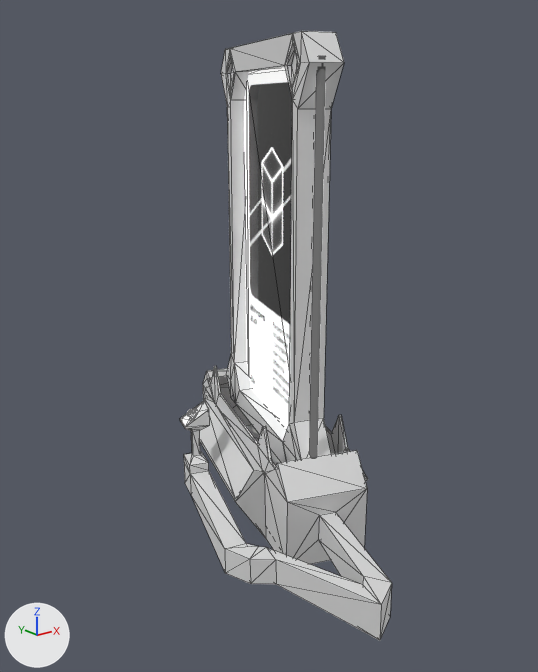
Before and after pictures for a commit that changed the glTF model public/Models/ProjectScreens/ProjectScreenR3.glb.
The view is the same before and after, from a camera (50 mm lens) standing at (-44.1, -114.8, 38.2) and looking at (-1.1, -61.0, 16.7). Lighting does not change. The marker at lower left points along +X, +Y and +Z. Mesh edges are drawn as thin lines. Vertices at the same position are counted once.

The first picture shows 'Screen.005'.
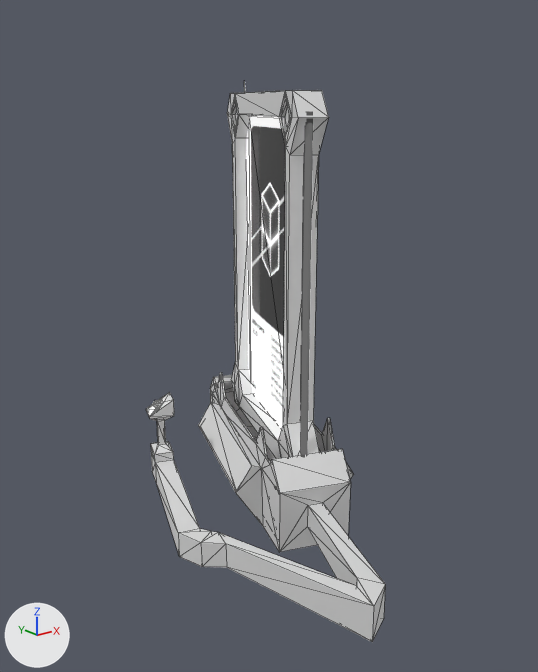
Edits to the bpy script that builds the scene:
```text
Change me_cube_016:
    used by ob_screen_005; location = (3.9, -55.4, 14.9); rotation_euler = (0.0, 3.142, 1.226), in degrees (0, 180, 70); scale = (-16.0, -4.83, -25.4)
    remove me_cube_016.from_pydata(...)  # 402 vertices, 786 faces; spans x -1.81..0.98, y -2.16..1.48, z -0.74..1.13
    add me_cube_016.from_pydata(...)  # 402 vertices, 786 faces; spans x -1.81..0.94, y -2.78..1.35, z -0.73..1.01
    me_cube_016 part 1: the loose piece of 88 vertices spanning x -0.83..0.82, y -0.32..0.31, z -0.47..1.13 is scaled about its middle by 0.9, then moved by (0.06, 0.02, -0.1)
    me_cube_016 part 2: the loose piece of 64 vertices spanning x -0.81..-0.77, y -0.12..0.03, z -0.39..1.06 is scaled about its middle by 0.9, then moved by (0.14, 0.03, -0.1)
    me_cube_016 part 3: 176 of 402 vertices moved; they spanned x -1.28..0.98, y -2.16..1.48, z -0.74..1.07 and now span x -1.06..0.94, y -2.78..1.35, z -0.73..0.9; mean shift (0.13, -0.24, -0.02); largest move (0.01, -2.09, -0.55) -> (0.22, -2.71, -0.55)
Change ob_screen_005:
    ob_screen_005.rotation_euler: (0.0, 3.142, 1.226) -> (0.0, 3.142, 1.205)  # degrees (0, 180, 70) -> degrees (0, 180, 69)
```

Where the change shows, as pixel boxes (x1, y1, x2, y2) in the pictures (538 x 672 px; the box of a moved part takes in the faces that stretch with it):
'Screen.005', reshaped, turned
    before: (180, 31, 392, 640)
    after: (146, 81, 385, 642)
part 1 of me_cube_016, moved or reshaped
    before: (221, 31, 344, 462)
    after: (227, 90, 329, 458)
part 2 of me_cube_016, moved or reshaped
    before: (310, 56, 325, 457)
    after: (301, 123, 313, 455)
part 3 of me_cube_016, moved or reshaped
    before: (180, 67, 392, 640)
    after: (146, 81, 385, 642)
